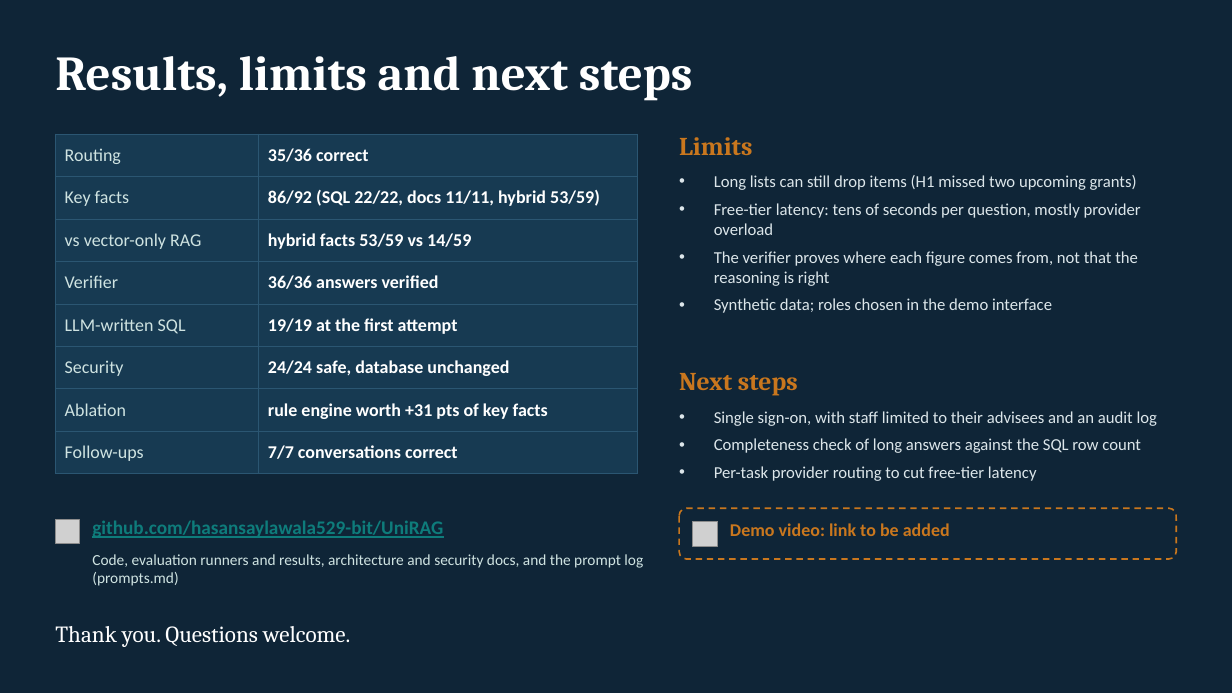
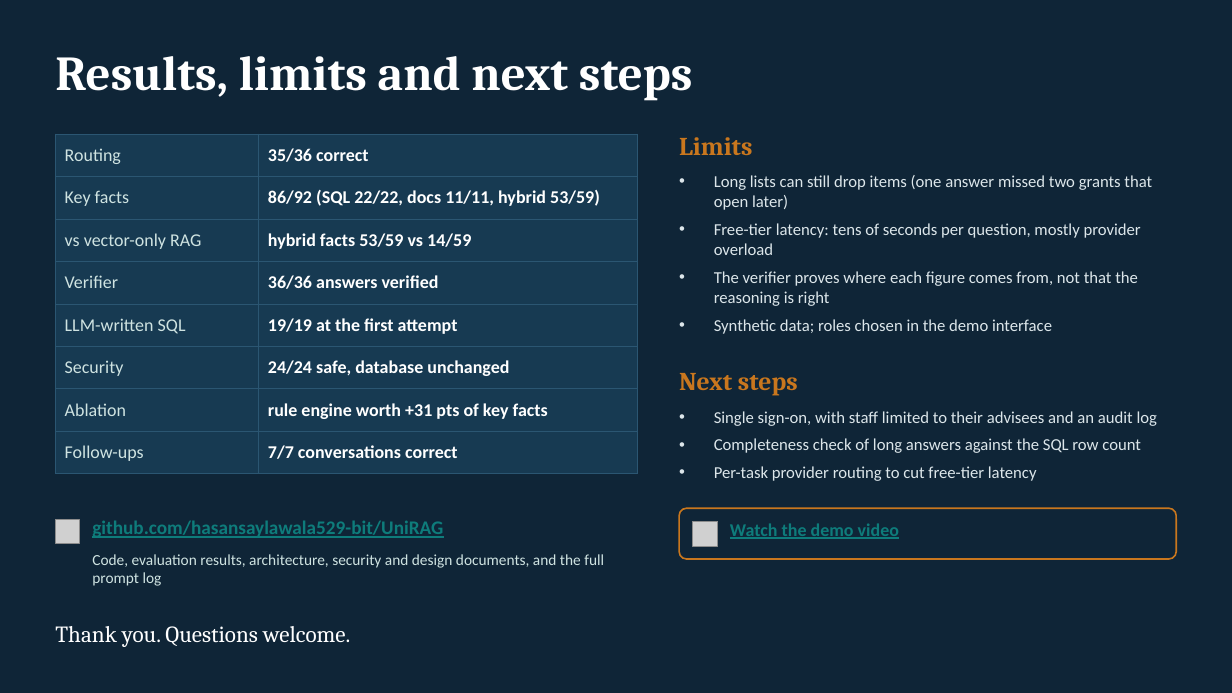
Before and after one commit to hasansaylawala529-bit/UniRAG, a slide deck: slide 10 of docs/presentation/UniRAG_presentation.pptx. Drawn at 1232x693 pixels with LibreOffice and Linux fonts; fonts in the diff are those of the drawing; grey boxes stand for pictures. Boxes give left, top, right and bottom in pixels: in the first picture for what was removed or moved away, otherwise in the second. Text is boxed around its words. In the diff, an @@ line names an element or a change of style, - is before the commit and + after.

Commit message:
Final prompt log (md + pdf) and presentation

```diff
--- a/docs/presentation/UniRAG_presentation.pptx
+++ b/docs/presentation/UniRAG_presentation.pptx
@@ text at box(714, 175, 1152, 210): text changed @@
-• Long lists can still drop items (H1 missed two upcoming grants)
+• Long lists can still drop items (one answer missed two grants that open later)
@@ rounded rectangle at box(679, 508, 1177, 559): outline #C9771E 1.25 pt dashed to #C9771E 1.25 pt @@
@@ text at box(730, 523, 899, 539): text changed; text colour #C9771E to #0E7C7B @@
-Demo video: link to be added
+Watch the demo video
@@ text at box(92, 554, 604, 586): text changed @@
-Code, evaluation runners and results, architecture and security docs, and the prompt log (prompts.md)
+Code, evaluation results, architecture, security and design documents, and the full prompt log
```
Also in this commit, not shown: 9 other slides changed, 2 other files.
